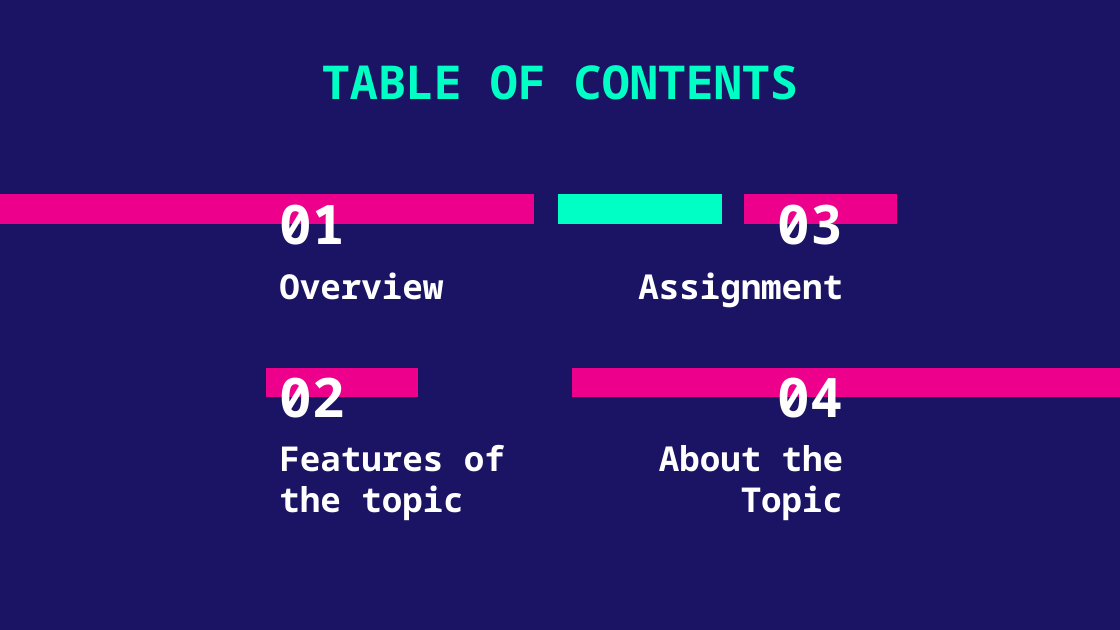
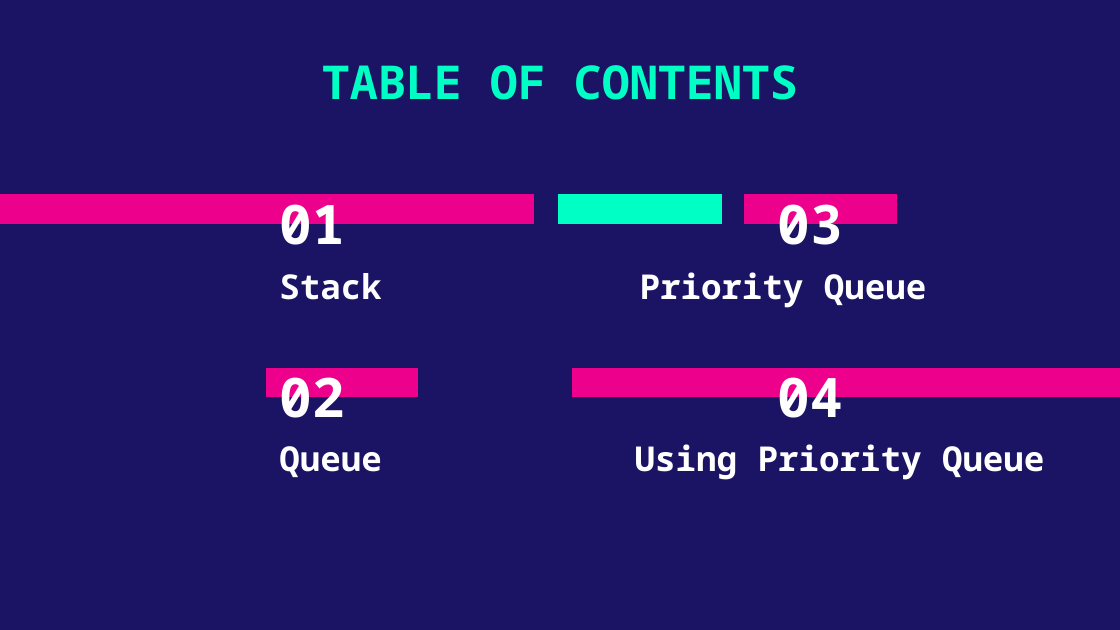
Before and after one commit to artifix3/PriorityQueue, a slide deck: slide 2 of Presentation Files/Priority Queue .pptx (slide 3 before the commit). Drawn at 1120x630 pixels with LibreOffice and Linux fonts; fonts in the diff are those of the drawing. Boxes give left, top, right and bottom in pixels: in the first picture for what was removed or moved away, otherwise in the second. Text is boxed around its words. In the diff, an @@ line names an element or a change of style, - is before the commit and + after.

```diff
--- a/Presentation Files/Priority Queue .pptx
+++ b/Presentation Files/Priority Queue .pptx
@@ subtitle at (x1=279, y1=273, x2=381, y2=300): text changed @@
-Overview
+Stack
@@ subtitle removed at (x1=638, y1=272, x2=843, y2=308) @@
-Assignment
@@ subtitle added at (x1=640, y1=272, x2=926, y2=308), 22 pt, text #FFFFFF, bold @@
+Priority Queue
@@ subtitle at (x1=279, y1=446, x2=381, y2=477): text changed @@
-Features of the topic
+Queue
@@ subtitle added at (x1=635, y1=444, x2=1044, y2=480), 22 pt, text #FFFFFF, bold @@
+Using Priority Queue
@@ subtitle removed at (x1=659, y1=445, x2=844, y2=521) @@
-About the Topic
```
Also in this commit, not shown: 1 slide removed, 2 other files.
